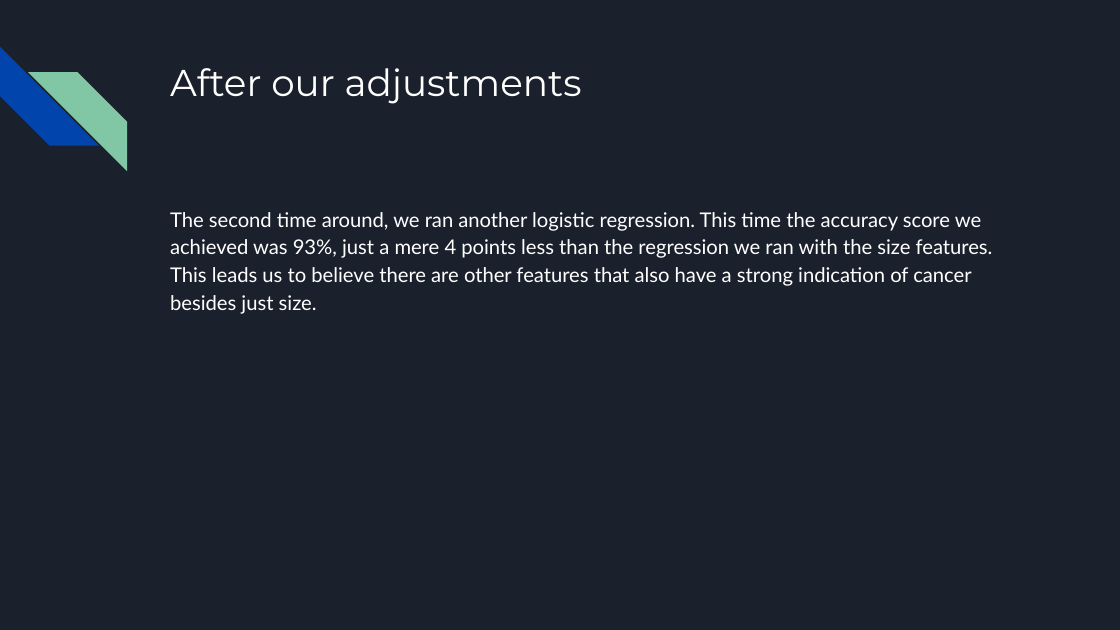
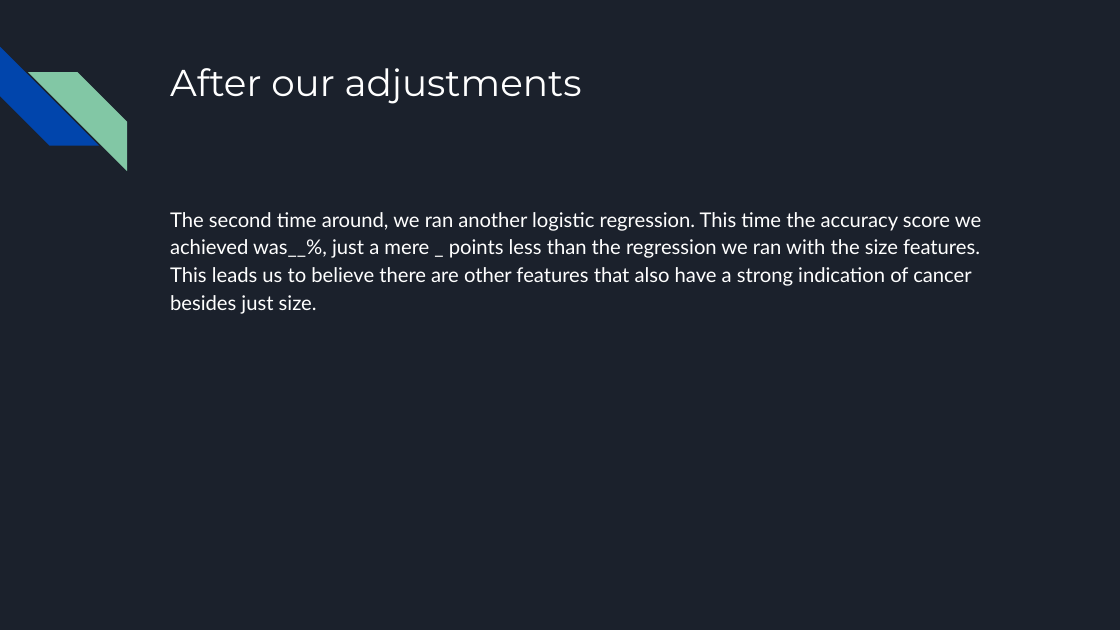
Before and after one commit to brojas12/Group_Project_4, a slide deck: slide 13 of Predicting the Presence of Cancer in Breast Cancer Cells.pptx (slide 11 before the commit). Drawn at 1120x630 pixels with LibreOffice and Linux fonts; fonts in the diff are those of the drawing. Boxes give left, top, right and bottom in pixels: in the first picture for what was removed or moved away, otherwise in the second. Text is boxed around its words. In the diff, an @@ line names an element or a change of style, - is before the commit and + after.

```diff
--- a/Predicting the Presence of Cancer in Breast Cancer Cells.pptx
+++ b/Predicting the Presence of Cancer in Breast Cancer Cells.pptx
@@ text at box(170, 212, 981, 314): text changed @@
-The second time around, we ran another logistic regression. This time the accuracy score we achieved was 93%, just a mere 4 points less than the regression we ran with the size features. This leads us to believe there are other features that also have a strong indication of cancer besides just size.
+The second time around, we ran another logistic regression. This time the accuracy score we achieved was__%, just a mere _ points less than the regression we ran with the size features. This leads us to believe there are other features that also have a strong indication of cancer besides just size.
```
Also in this commit, not shown: 4 other slides changed, 4 slides added.
